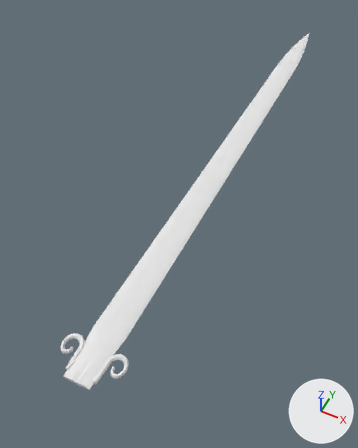
One commit to the glTF model godot/assets/waffen/modelle/grossschwertklinge/t2_3.glb: the scene before it, then after it.
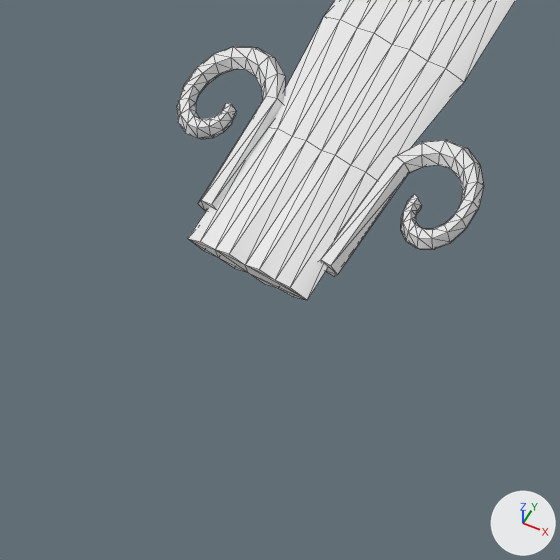
Old and new are each drawn whole from a 50 mm lens placed at (0.293, -0.026, 0.744), pointed at (-0.046, 0.651, -0.101) and again close up on the part from 6% to 41% of the width and 72% to 100% of the height. The axes (+X, +Y, +Z) are drawn at lower right. The lights are the same throughout. The last two pictures show the newer version. The close-ups show mesh edges as thin lines. Vertices at exactly the same position are counted once.

Objects in the first close-up: 'grossschwertklinge_t2_3'.
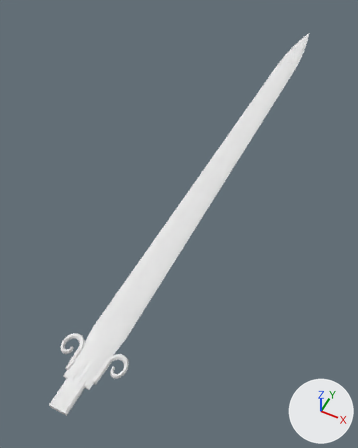
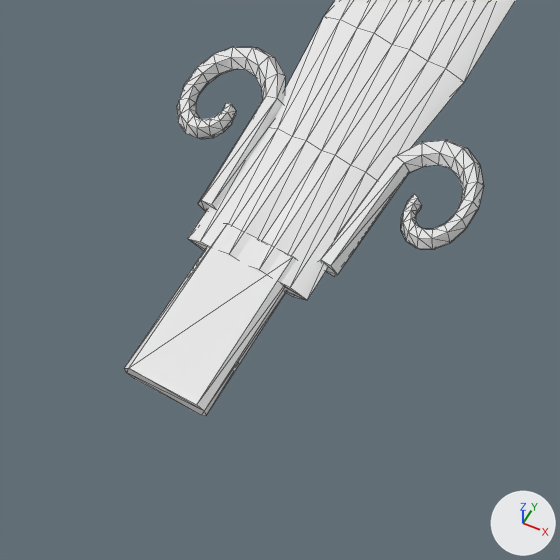
The change, as a diff of the scene's bpy script:
```diff
--- a/godot/assets/waffen/modelle/grossschwertklinge/t2_3.glb.py
+++ b/godot/assets/waffen/modelle/grossschwertklinge/t2_3.glb.py
@@ me_grossschwertklinge_t2_3 @@
 # used by ob_grossschwertklinge_t2_3; location = (0.0, 0.0, 0.0)
-me_grossschwertklinge_t2_3.from_pydata(...)  # 621 vertices, 1230 faces; spans x -0.061..0.061, y 0.2..1.448, z -0.006..0.006
+me_grossschwertklinge_t2_3.from_pydata(...)  # 637 vertices, 1258 faces; spans x -0.061..0.061, y 0.152..1.448, z -0.006..0.006
+# me_grossschwertklinge_t2_3 part 1: a new loose piece of 16 vertices spanning x -0.016..0.016, y 0.152..0.21, z -0.005..0.005, in mat_klinge (white #e7e7e7)
 me_grossschwertklinge_t2_3.materials.append(mat_klinge)
```

Pixel boxes (x1, y1, x2, y2) of what changed, in the close-ups (560 x 560 px):
'grossschwertklinge_t2_3', reshaped
    before: (177, 0, 516, 300)
    after: (125, 0, 516, 416)
part 1 of me_grossschwertklinge_t2_3, added
    after: (125, 223, 297, 416)
